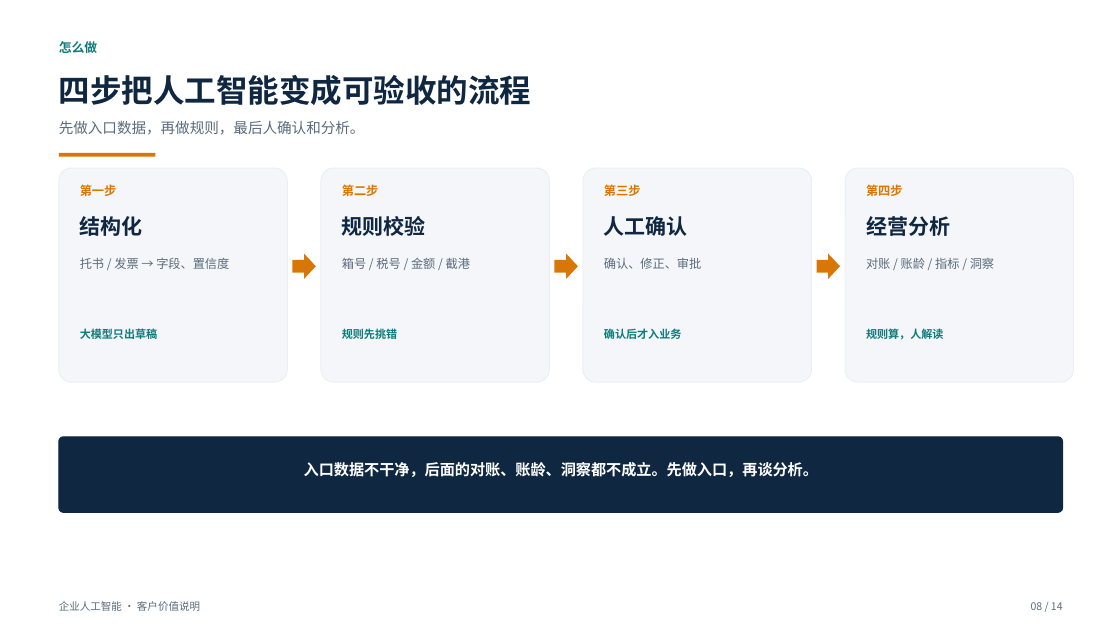
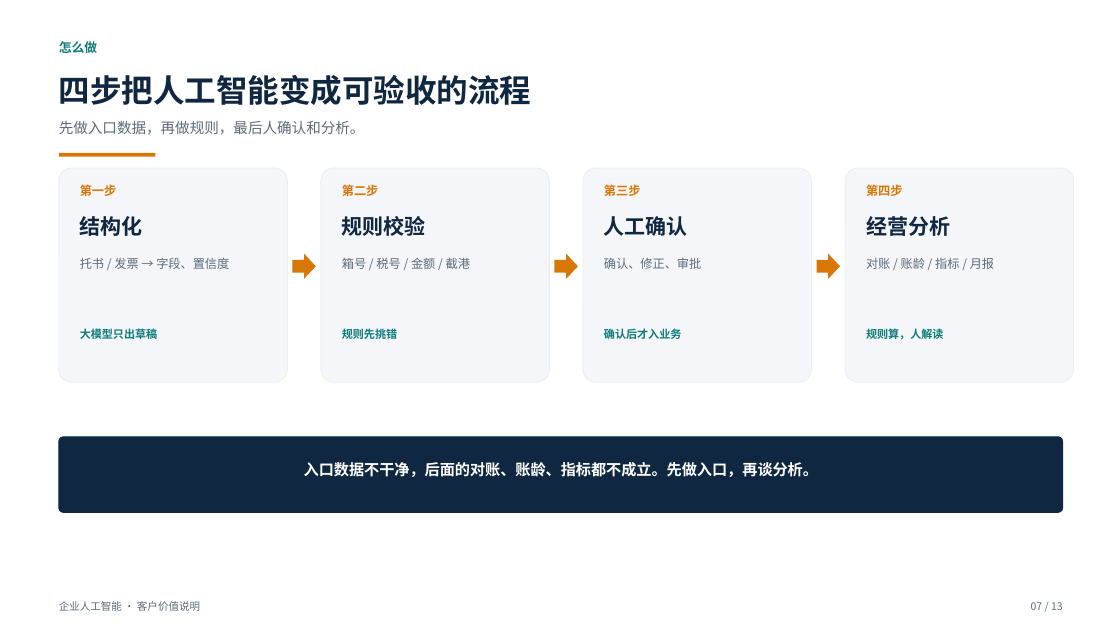
Before and after one commit to roma007/Enterprise-AI, a slide deck: slide 7 of 会客包/reports/客户老板版_系统能力介绍_2026-11-05.pptx (slide 8 before the commit). Drawn at 1120x630 pixels with LibreOffice and Linux fonts; fonts in the diff are those of the drawing. Boxes give left, top, right and bottom in pixels: in the first picture for what was removed or moved away, otherwise in the second. Text is boxed around its words. In the diff, an @@ line names an element or a change of style, - is before the commit and + after.

Commit message:
docs(report): 删除客户老板版 PPT 经营洞察页 [AI-29]

```diff
--- a/会客包/reports/客户老板版_系统能力介绍_2026-11-05.pptx
+++ b/会客包/reports/客户老板版_系统能力介绍_2026-11-05.pptx
@@ text at box(866, 257, 994, 269): text changed @@
-对账 / 账龄 / 指标 / 洞察
+对账 / 账龄 / 指标 / 月报
@@ text at box(304, 462, 818, 477): text changed @@
-入口数据不干净，后面的对账、账龄、洞察都不成立。先做入口，再谈分析。
+入口数据不干净，后面的对账、账龄、指标都不成立。先做入口，再谈分析。
@@ text at box(1031, 602, 1063, 610): text changed @@
-08 / 14
+07 / 13
```
Also in this commit, not shown: 10 other slides changed, 1 slide removed, 7 other files.
